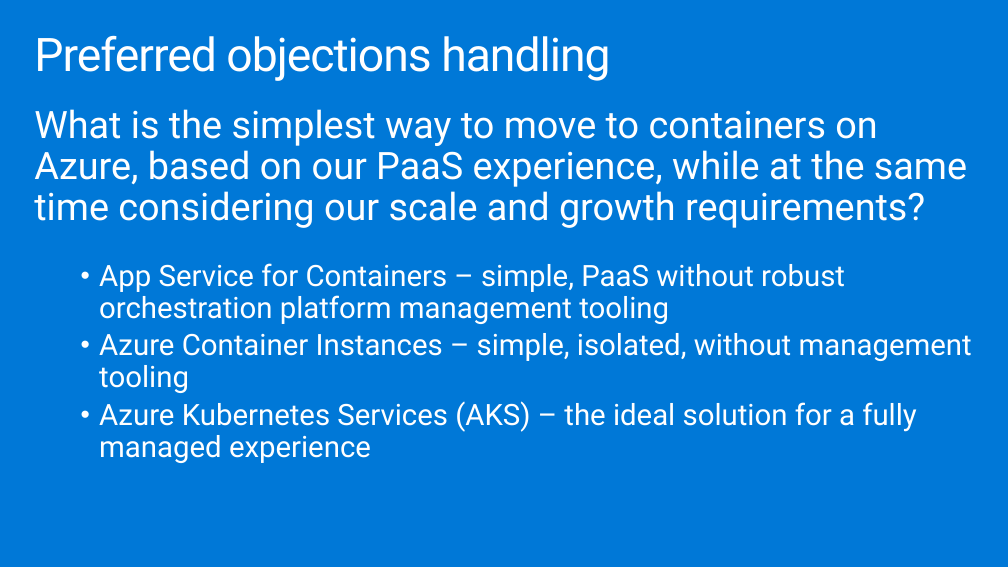
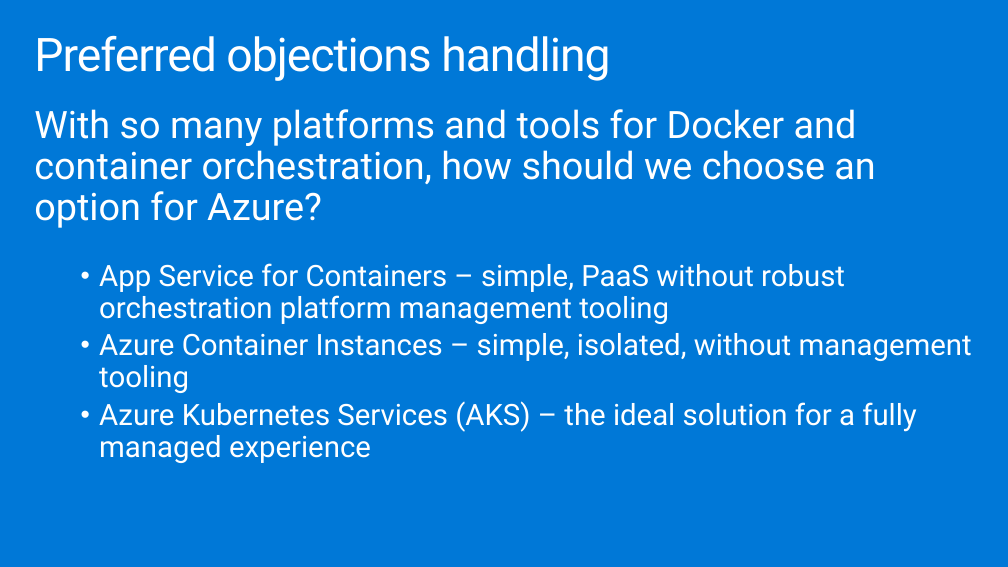
Before and after one commit to yaoshixin007/MCW-Containers-and-DevOps, a slide deck: slide 20 of Whiteboard design session/WDS trainer presentation - Containers and DevOps.pptx (slide 21 before the commit). Drawn at 1008x567 pixels with LibreOffice and Linux fonts; fonts in the diff are those of the drawing. Boxes give left, top, right and bottom in pixels: in the first picture for what was removed or moved away, otherwise in the second. Text is boxed around its words. In the diff, an @@ line names an element or a change of style, - is before the commit and + after.

```diff
--- a/Whiteboard design session/WDS trainer presentation - Containers and DevOps.pptx
+++ b/Whiteboard design session/WDS trainer presentation - Containers and DevOps.pptx
@@ text at bbox=[34, 109, 875, 228]: text changed @@
-What is the simplest way to move to containers on Azure, based on our PaaS experience, while at the same time considering our scale and growth requirements?
+With so many platforms and tools for Docker and container orchestration, how should we choose an option for Azure?
```
Also in this commit, not shown: 8 other slides changed, 1 slide removed, 8 other files.
